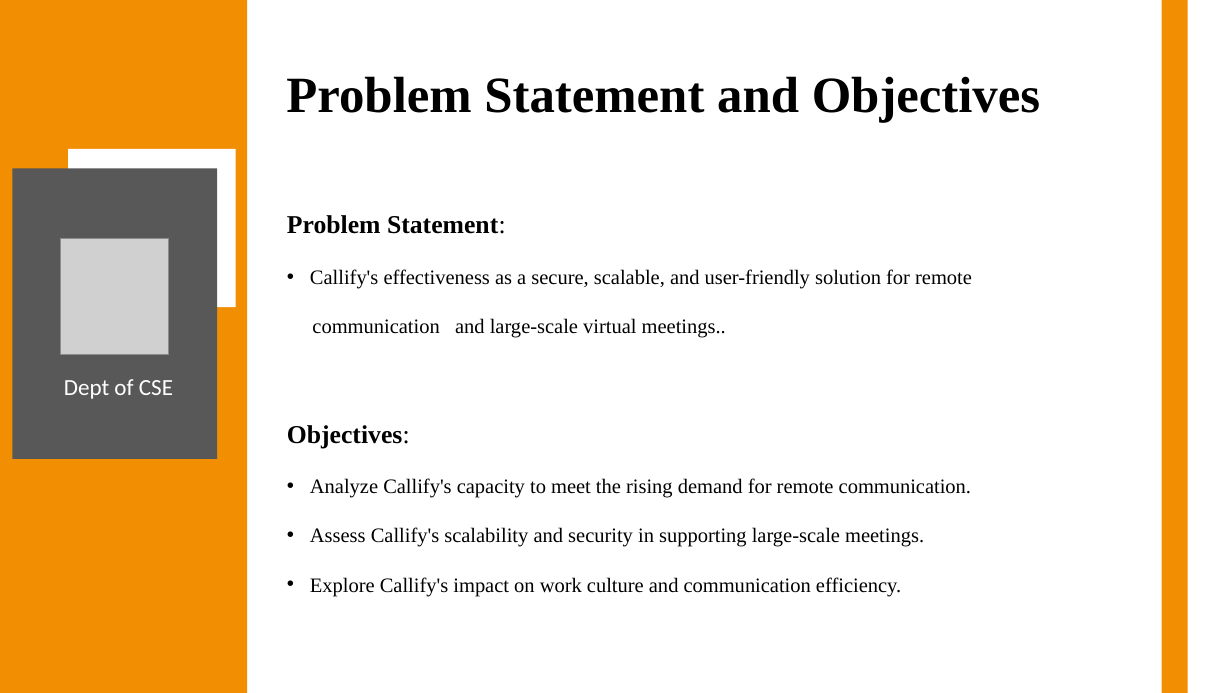
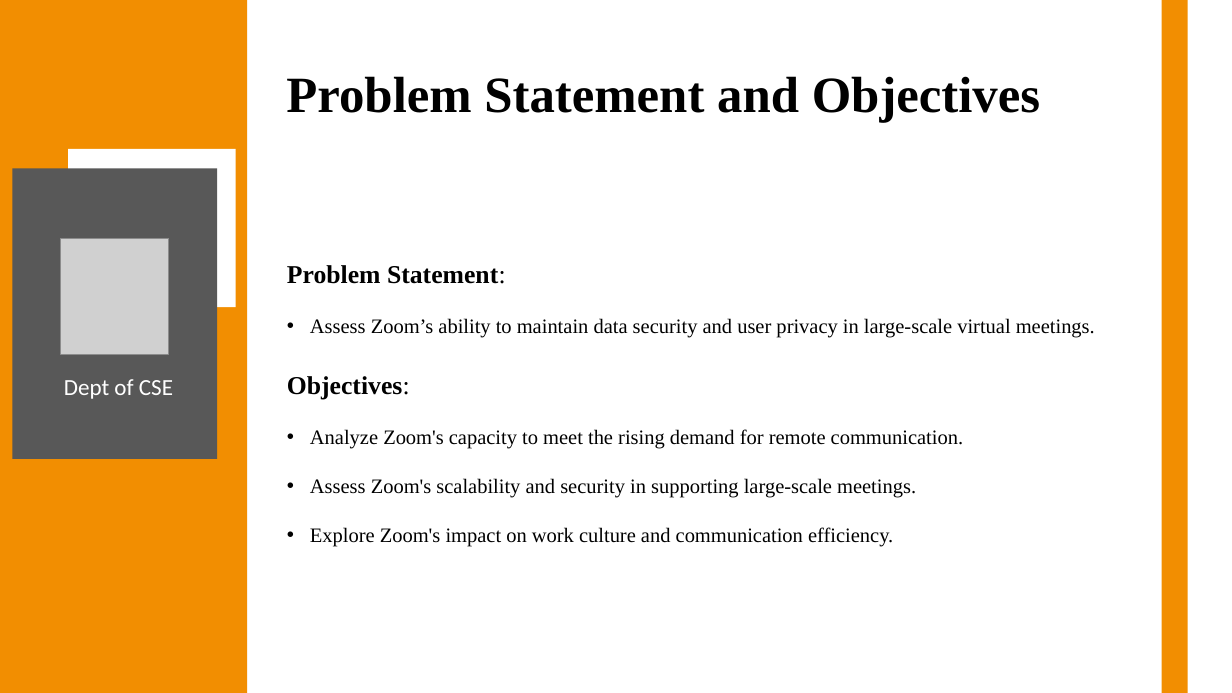
Before and after one commit to Anish202020/7th-Semester, a slide deck: slide 6 of Report & PPT/Project Work/Ppt/Callify Synopsis.pptx. Drawn at 1232x693 pixels with LibreOffice and Linux fonts; fonts in the diff are those of the drawing; grey boxes stand for pictures. Boxes give left, top, right and bottom in pixels: in the first picture for what was removed or moved away, otherwise in the second. Text is boxed around its words. In the diff, an @@ line names an element or a change of style, - is before the commit and + after.

```diff
--- a/Report & PPT/Project Work/Ppt/Callify Synopsis.pptx
+++ b/Report & PPT/Project Work/Ppt/Callify Synopsis.pptx
@@ text "Problem Statement:": place and size @@
-text "Problem Statement:" at [287, 215, 972, 597]
+text "Problem Statement:" at [287, 265, 1095, 547]
@@ text at [310, 318, 1095, 338]: text changed @@
-• Callify's effectiveness as a secure, scalable, and user-friendly solution for remote
-communication and large-scale virtual meetings..
+• Assess Zoom’s ability to maintain data security and user privacy in large-scale virtual meetings.
@@ text at [310, 429, 963, 547]: text changed @@
-• Analyze Callify's capacity to meet the rising demand for remote communication.
-• Assess Callify's scalability and security in supporting large-scale meetings.
-• Explore Callify's impact on work culture and communication efficiency.
+• Analyze Zoom's capacity to meet the rising demand for remote communication.
+• Assess Zoom's scalability and security in supporting large-scale meetings.
+• Explore Zoom's impact on work culture and communication efficiency.
```
Also in this commit, not shown: 2 other slides changed, 1 slide removed, 2 other files.
